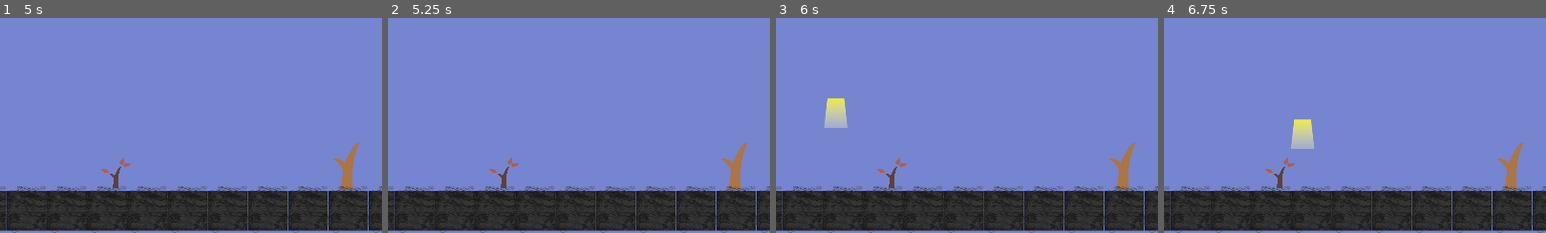
Above: before the commit, frames 1-4 (left to right).
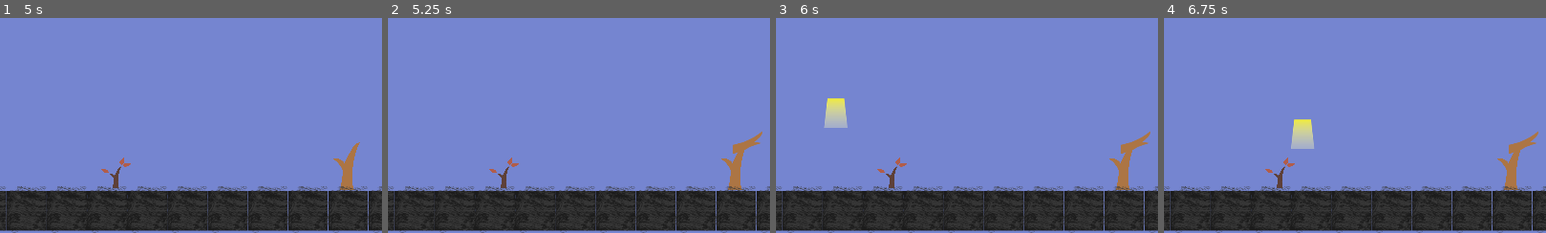
Above: after the commit, the same moments.

Repository: ibryanUW/leaf_light
Game: Godot game, scene res://main_menu/menu_screen.tscn
The game is run twice, just before and just after one commit, with the same random seed, the same clock (stepped at 60 frames per second) and the same inputs.
Inputs (mouse positions are % of the whole screen's width and height, from its top left):
- Up to frame 1 (5 s): click (14, 36) at 0.5 s; move the mouse to (72, 45) at 1.27 s; press the mouse at (72, 45) at 1.28 s; move the mouse to (30, 55) at 2.02 s; release the mouse at (30, 55) at 2.03 s; click (30, 55) at 2.1 s; move the mouse to (60, 28) at 2.77 s; press the mouse at (60, 28) at 2.78 s; move the mouse to (45, 70) at 3.52 s; release the mouse at (45, 70) at 3.53 s; click (45, 70) at 3.6 s; move the mouse to (80, 65) at 4.27 s; press the mouse at (80, 65) at 4.28 s
- Up to frame 2 (5.25 s): move the mouse to (20, 35) at 5.02 s; release the mouse at (20, 35) at 5.03 s; click (20, 35) at 5.1 s
- Up to frame 3 (6 s): move the mouse to (55, 50) at 5.77 s; press the mouse at (55, 50) at 5.78 s
- Up to frame 4 (6.75 s): move the mouse to (35, 25) at 6.52 s; release the mouse at (35, 25) at 6.53 s; click (35, 25) at 6.6 s
The pictures show only the part of the screen within x 5-55%, y 50-100%; the shares and areas given below are measured in that part.

Frame 1 is identical in both runs. In frame 2, 0.2% of the frame differs, in the area x 90-98%, y 52-64%; in frame 3, 0.2%; in frame 4, 0.2%.

Commit message:
So Close to Done
Finally got branch sprites to draw at the top right (and assumedly the top left) of the previous sprite and take into account distance, radians, and scale.

Diff:
--- a/Scenes/main_game/NewGameScene.gd
+++ b/Scenes/main_game/NewGameScene.gd
@@ -3,6 +3,7 @@
 onready var new_game_screen = $"."
 onready var sun_gen = SunlightTileGenerator.new()
 onready var main_player = $"PlayerCharacter"
+onready var main_player_sprite = $"PlayerCharacter/Player"
 onready var npc_left = $"NonPlayerCharacterLeft"
 onready var npc_right = $"NonPlayerCharacterRight"
 
@@ -19,6 +20,9 @@
 			new_game_screen.add_child(sun_gen)
 			player_collision_info()
 			main_player.make_move()
+			var main_player_sprite_scale = main_player_sprite.get_rect().position * main_player_sprite.get_scale()
+			var new_branch = main_player.put_branch_on_tree(main_player.get_position(), main_player_sprite_scale)
+			main_player.add_child(new_branch)
 			print(main_player.get_turn_count())
 			npc_left.make_move()
 			print(npc_left.get_turn_count())
@@ -37,6 +41,7 @@
 
 func get_sun_gen_coords():
 	var sun_collision_box = sun_gen.get_child(1).get_global_position()
+	print(sun_collision_box)
 	print(sun_gen.get_child(1).get_shape().get_extents())
 	print($"PlayerCharacter".get_position().distance_to(sun_collision_box))
 	print(rad2deg($"PlayerCharacter".get_position().angle_to(sun_collision_box)))
--- a/Scenes/main_game/main_player.gd
+++ b/Scenes/main_game/main_player.gd
@@ -1,12 +1,28 @@
 extends KinematicBody2D
 
 onready var this_player = PlayerCharacter.new()
+onready var branch = Sprite.new()
+onready var branch_sprite_texture = load("res://tree_sprites/branch_1_reduced.png")
+onready var branch_hit_box = RectangleShape2D.new()
+onready var branch_collision_shape = CollisionShape2D.new()
+
 var turn_count = 0
 
 func make_move():
 	this_player.play_turn()
 	set_turn_count()
 
+func put_branch_on_tree(parent_obj_origin, sprite_scale):
+	branch.set_texture(branch_sprite_texture)
+	var top_right_x = parent_obj_origin.x - sprite_scale.x
+	var top_right_y = parent_obj_origin.y + sprite_scale.y
+	print("x ", top_right_x, " y ", top_right_y)
+	branch.set_global_position(Vector2(top_right_x, top_right_y))
+	branch_hit_box.extents = Vector2(branch.texture.get_height()-5, branch.texture.get_width()-5)
+	branch_collision_shape.set_shape(branch_hit_box)
+	branch.add_child(branch_collision_shape)
+	return branch
+
 func get_turn_count():
 	return self.turn_count
 
